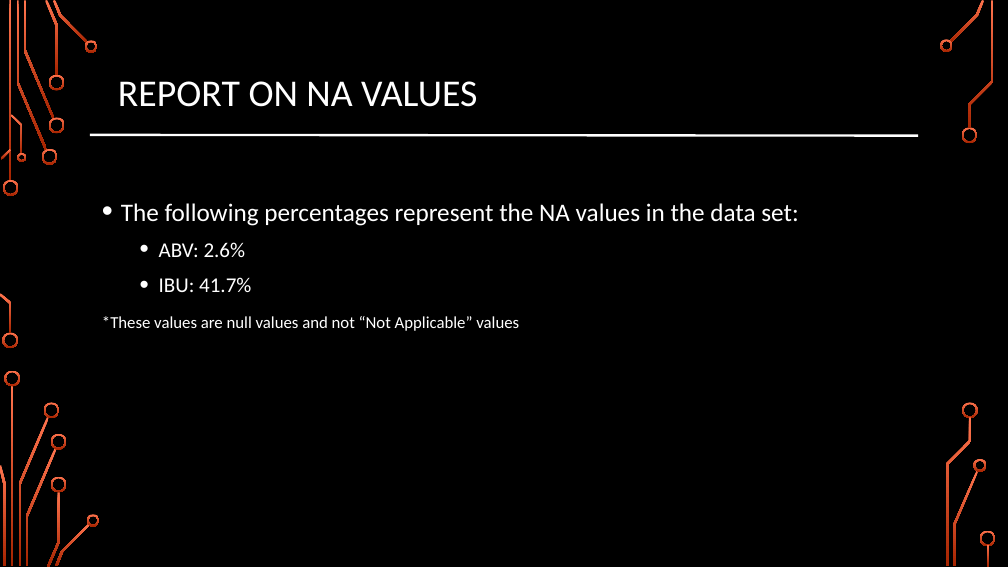
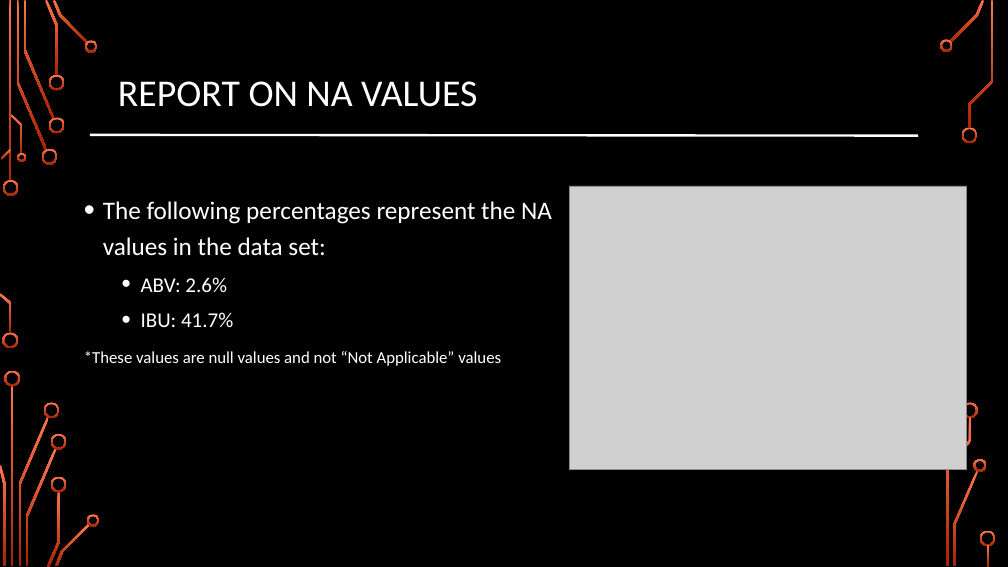
Before and after one commit to arron71/CaseStudy1, a slide deck: slide 5 of CaseStudy1 Presentation.pptx. Drawn at 1008x567 pixels with LibreOffice and Linux fonts; fonts in the diff are those of the drawing; grey boxes stand for pictures; background and template pictures are left out. Boxes give left, top, right and bottom in pixels: in the first picture for what was removed or moved away, otherwise in the second. Text is boxed around its words. In the diff, an @@ line names an element or a change of style, - is before the commit and + after.

Commit message:
Updated code with bar plot for Na percentages and added plot to presentation

```diff
--- a/CaseStudy1 Presentation.pptx
+++ b/CaseStudy1 Presentation.pptx
@@ text "The following percentages represent the ..." rewrapped from bbox=[102, 203, 798, 331] to bbox=[84, 201, 552, 366] @@
@@ picture added at bbox=[570, 186, 967, 470] @@
```
Also in this commit, not shown: 2 other files.
